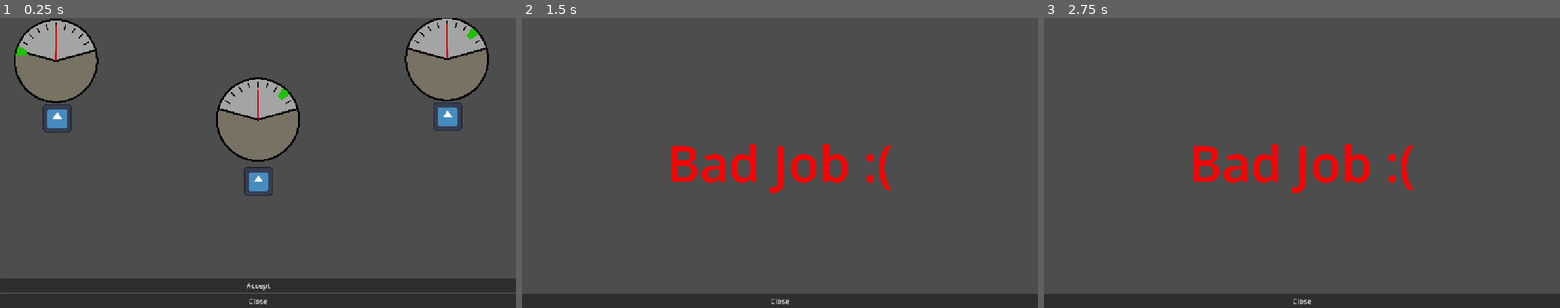
Above: before the commit, frames 1-3 (left to right).
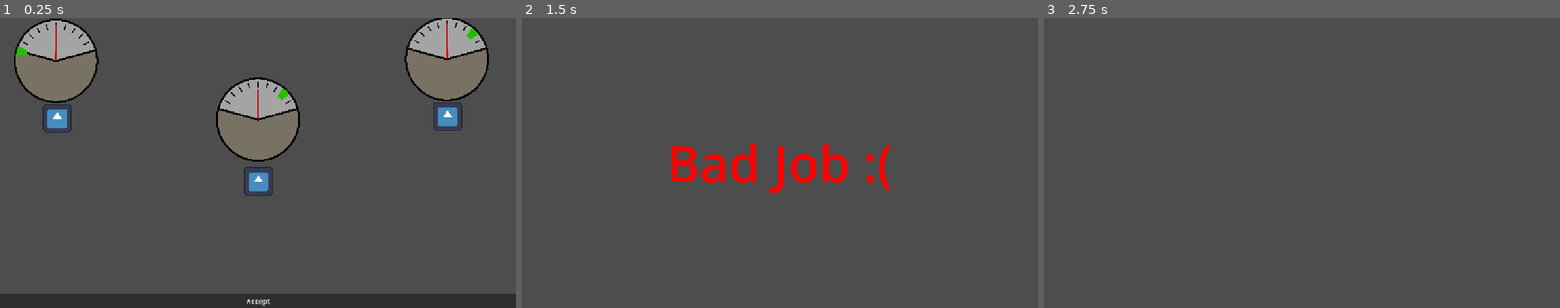
Above: after the commit, the same moments.

Repository: Game-Jam-Studio/Brackeys-Jam-2026.2
Game: Godot game, scene res://Van/Prefabs/SteamHackingGame.tscn
Two runs of this game, one before a commit and one after it. Both use one fixed random seed, a clock stepped at 60 frames per second and the inputs below. This scene is started directly instead of the project's main scene. The engine's default icon, where the game draws it, is replaced by a stand-in: a white triangle on a blue panel in a dark square.
Inputs (mouse positions are in pixels of both pictures, inside the frame that each line leads up to):
- Up to frame 1 (0.25 s): no input
- Up to frame 2 (1.5 s): click "Accept" at 0.5 s; tap Enter at 1.25 s; move the mouse to (893, 148) at 1.27 s; click (893, 148) at 1.42 s
- Up to frame 3 (2.75 s): tap Space at 2 s; drag from (1198, 177) to (1276, 221) at 2.02 s

The runs differ from the first frame. In frame 1, 4.9% of the frame differs, in the area x 0-100%, y 89-100%; in frame 2, 4.9%; in frame 3, 7.0%, in the area x 0-100%, y 43-100%.

Commit message:
Updated minigames and did more shader work
Made minigames exit automatically when completed instead of having a close button.

Started work on a gore shader

Diff:
--- a/brackeys-jam-2026.2/Van/Levels/ShaderTestScene.tscn
+++ b/brackeys-jam-2026.2/Van/Levels/ShaderTestScene.tscn
@@ -1,11 +1,63 @@
 [gd_scene format=3 uid="uid://df3i42rcoq6of"]
 
+[ext_resource type="Shader" uid="uid://bkrpjwlq34x30" path="res://Van/Shaders/GoopShader.gdshader" id="1_81orc"]
 [ext_resource type="Shader" uid="uid://ccqmiw8p44e86" path="res://Van/Shaders/edge_detection.gdshader" id="1_mnh47"]
 [ext_resource type="Texture2D" uid="uid://0arx7wn30pbd" path="res://Van/Textures/Tentical Test.png" id="2_81orc"]
 
+[sub_resource type="ProceduralSkyMaterial" id="ProceduralSkyMaterial_mnh47"]
+sky_horizon_color = Color(0.66224277, 0.6717428, 0.6867428, 1)
+ground_horizon_color = Color(0.66224277, 0.6717428, 0.6867428, 1)
+
+[sub_resource type="Sky" id="Sky_81orc"]
+sky_material = SubResource("ProceduralSkyMaterial_mnh47")
+
+[sub_resource type="Environment" id="Environment_vpjbg"]
+background_mode = 2
+sky = SubResource("Sky_81orc")
+glow_enabled = true
+
 [sub_resource type="BoxMesh" id="BoxMesh_1hd16"]
 
+[sub_resource type="Gradient" id="Gradient_vpjbg"]
+offsets = PackedFloat32Array(0, 0.017595308, 1)
+colors = PackedColorArray(0.2, 0.2, 0.2, 1, 0.2105572, 0.2105572, 0.2105572, 1, 0.4, 0.4, 0.4, 1)
+
+[sub_resource type="FastNoiseLite" id="FastNoiseLite_81orc"]
+noise_type = 0
+frequency = 0.0077
+domain_warp_amplitude = 219.225
+domain_warp_frequency = 0.001
+
+[sub_resource type="NoiseTexture2D" id="NoiseTexture2D_81orc"]
+noise = SubResource("FastNoiseLite_81orc")
+color_ramp = SubResource("Gradient_vpjbg")
+seamless = true
+seamless_blend_skirt = 0.3
+
+[sub_resource type="FastNoiseLite" id="FastNoiseLite_vpjbg"]
+noise_type = 3
+frequency = 0.0684
+fractal_octaves = 1
+
+[sub_resource type="NoiseTexture2D" id="NoiseTexture2D_vpjbg"]
+generate_mipmaps = false
+noise = SubResource("FastNoiseLite_vpjbg")
+seamless = true
+in_3d_space = true
+as_normal_map = true
+seamless_blend_skirt = 0.5
+
+[sub_resource type="ShaderMaterial" id="ShaderMaterial_mnh47"]
+render_priority = 0
+shader = ExtResource("1_81orc")
+shader_parameter/displacement = 0.2
+shader_parameter/noise = SubResource("NoiseTexture2D_81orc")
+shader_parameter/normalmap = SubResource("NoiseTexture2D_vpjbg")
+
 [sub_resource type="SphereMesh" id="SphereMesh_1hd16"]
+material = SubResource("ShaderMaterial_mnh47")
+radial_segments = 128
+rings = 64
 
 [sub_resource type="PrismMesh" id="PrismMesh_ye1jw"]
 left_to_right = 1.0
@@ -13,6 +65,9 @@
 [sub_resource type="TorusMesh" id="TorusMesh_i72gw"]
 inner_radius = 0.25
 outer_radius = 0.5
+
+[sub_resource type="PlaneMesh" id="PlaneMesh_1hd16"]
+size = Vector2(3, 3)
 
 [sub_resource type="QuadMesh" id="QuadMesh_1hd16"]
 lightmap_size_hint = Vector2i(12, 12)
@@ -23,9 +78,16 @@
 render_priority = 0
 shader = ExtResource("1_mnh47")
 shader_parameter/tentacles = ExtResource("2_81orc")
-shader_parameter/intensity = 0.446
+shader_parameter/intensity = 0.241
 
 [node name="TestScene" type="Node3D" unique_id=1270418402]
+
+[node name="WorldEnvironment" type="WorldEnvironment" parent="." unique_id=655393381]
+environment = SubResource("Environment_vpjbg")
+
+[node name="DirectionalLight3D" type="DirectionalLight3D" parent="." unique_id=429672904]
+transform = Transform3D(-0.8660254, -0.43301278, 0.25, 0, 0.49999997, 0.86602545, -0.50000006, 0.75, -0.43301266, 0, 0, 0)
+shadow_enabled = true
 
 [node name="SubViewportContainer" type="SubViewportContainer" parent="." unique_id=1067747159]
 anchors_preset = 15
@@ -34,34 +96,41 @@
 grow_horizontal = 2
 grow_vertical = 2
 stretch = true
+stretch_shrink = 4
 
 [node name="SubViewport" type="SubViewport" parent="SubViewportContainer" unique_id=1330216938]
 handle_input_locally = false
-size = Vector2i(1152, 648)
+size = Vector2i(288, 162)
 render_target_update_mode = 4
 
 [node name="Meshes" type="Node" parent="SubViewportContainer/SubViewport" unique_id=926531320]
 
-[node name="MeshInstance3D" type="MeshInstance3D" parent="SubViewportContainer/SubViewport/Meshes" unique_id=1007033941]
-transform = Transform3D(1, 0, 0, 0, 1, 0, 0, 0, 1, -0.5, 0.5, 0)
+[node name="Cube" type="MeshInstance3D" parent="SubViewportContainer/SubViewport/Meshes" unique_id=1007033941]
+transform = Transform3D(1, 0, 0, 0, 1, 0, 0, 0, 1, -0.5, 0.5, -0.5)
+visible = false
 mesh = SubResource("BoxMesh_1hd16")
 
-[node name="MeshInstance3D2" type="MeshInstance3D" parent="SubViewportContainer/SubViewport/Meshes" unique_id=1067181234]
-transform = Transform3D(1, 0, 0, 0, 1, 0, 0, 0, 1, 0.5, 0.5, 0)
+[node name="Sphere" type="MeshInstance3D" parent="SubViewportContainer/SubViewport/Meshes" unique_id=1067181234]
+transform = Transform3D(1, 0, 0, 0, 1, 0, 0, 0, 1, 0.5, 0.5, -0.5)
 mesh = SubResource("SphereMesh_1hd16")
 
-[node name="MeshInstance3D3" type="MeshInstance3D" parent="SubViewportContainer/SubViewport/Meshes" unique_id=145865740]
-transform = Transform3D(1, 0, 0, 0, 1, 0, 0, 0, 1, 0.5, 0.5, 1)
+[node name="Ramp" type="MeshInstance3D" parent="SubViewportContainer/SubViewport/Meshes" unique_id=145865740]
+transform = Transform3D(1, 0, 0, 0, 1, 0, 0, 0, 1, 0.5, 0.5, 0.5)
+visible = false
 mesh = SubResource("PrismMesh_ye1jw")
 
-[node name="MeshInstance3D4" type="MeshInstance3D" parent="SubViewportContainer/SubViewport/Meshes" unique_id=1431088229]
-transform = Transform3D(1, 0, 0, 0, 1, 0, 0, 0, 1, -0.5, 0.13085163, 1)
+[node name="Torus" type="MeshInstance3D" parent="SubViewportContainer/SubViewport/Meshes" unique_id=1431088229]
+transform = Transform3D(1, 0, 0, 0, 1, 0, 0, 0, 1, -0.5, 0.13085163, 0.5)
 mesh = SubResource("TorusMesh_i72gw")
 
+[node name="Plane" type="MeshInstance3D" parent="SubViewportContainer/SubViewport/Meshes" unique_id=1733415965]
+mesh = SubResource("PlaneMesh_1hd16")
+
 [node name="Camera3D" type="Camera3D" parent="SubViewportContainer/SubViewport" unique_id=597313507]
-transform = Transform3D(0.7071068, 0.5, -0.5, 0, 0.7071068, 0.70710677, 0.7071068, -0.5, 0.5, -1.6777501, 2.498698, 2.1426265)
+transform = Transform3D(0.7071068, 0.5, -0.5, 0, 0.7071068, 0.70710677, 0.7071068, -0.5, 0.5, -2, 2, 2)
 
-[node name="MeshInstance3D" type="MeshInstance3D" parent="SubViewportContainer/SubViewport/Camera3D" unique_id=172634407]
+[node name="ShaderQuad" type="MeshInstance3D" parent="SubViewportContainer/SubViewport/Camera3D" unique_id=172634407]
+visible = false
 extra_cull_margin = 16384.0
 mesh = SubResource("QuadMesh_1hd16")
 surface_material_override/0 = SubResource("ShaderMaterial_yk8su")
--- a/brackeys-jam-2026.2/Van/Prefabs/PressureHackingGame.tscn
+++ b/brackeys-jam-2026.2/Van/Prefabs/PressureHackingGame.tscn
@@ -48,10 +48,6 @@
 layout_mode = 2
 text = "Accept"
 
-[node name="Close" type="Button" parent="VBoxContainer" unique_id=408480530]
-layout_mode = 2
-text = "Close"
-
 [node name="Conditions" type="Control" parent="." unique_id=2118943559]
 layout_mode = 1
 anchors_preset = 15
@@ -100,4 +96,3 @@
 vertical_alignment = 1
 
 [connection signal="button_down" from="VBoxContainer/Accept" to="." method="_on_button_button_down"]
-[connection signal="button_down" from="VBoxContainer/Close" to="." method="_on_close_button_down"]
--- a/brackeys-jam-2026.2/Van/Prefabs/SteamHackingGame.tscn
+++ b/brackeys-jam-2026.2/Van/Prefabs/SteamHackingGame.tscn
@@ -101,10 +101,6 @@
 [node name="Accept" type="Button" parent="Menu" unique_id=317052462]
 layout_mode = 2
 text = "Accept"
-
-[node name="Close" type="Button" parent="Menu" unique_id=408480530]
-layout_mode = 2
-text = "Close"
 
 [node name="Gauge1" type="Control" parent="." unique_id=282637429]
 anchors_preset = 0
@@ -257,4 +253,3 @@
 [connection signal="value_changed" from="Controls/Dial3" to="." method="_on_dial_3_value_changed"]
 [connection signal="value_set" from="Controls/Dial3" to="." method="_on_dial_3_value_set"]
 [connection signal="button_down" from="Menu/Accept" to="." method="_on_accept_button_down"]
-[connection signal="button_down" from="Menu/Close" to="." method="_on_close_button_down"]
--- a/brackeys-jam-2026.2/Van/Scripts/pressure_hacking_game.gd
+++ b/brackeys-jam-2026.2/Van/Scripts/pressure_hacking_game.gd
@@ -22,17 +22,19 @@
 		$VBoxContainer/Accept.visible = false
 		accept_button.visible = false
 		color_rect.visible = false
+	#Win signal goes here
 		print("YOU WIN!")
+		await get_tree().create_timer(2).timeout
+		queue_free()
 	else:
 		$Conditions/Failure.visible = true
 		$VBoxContainer/Accept.visible = false
 		accept_button.visible = false
 		color_rect.visible = false
+	#Win signal goes here
 		print("YOU LOSE!")
+		await get_tree().create_timer(2).timeout
+		queue_free()
 
 func is_equal_custom(a, b, tolerance):
 	return abs(a - b) <= tolerance
-
-
-func _on_close_button_down() -> void:
-	get_tree().quit()
--- a/brackeys-jam-2026.2/Van/Scripts/steam_hacking_game.gd
+++ b/brackeys-jam-2026.2/Van/Scripts/steam_hacking_game.gd
@@ -64,6 +64,8 @@
 		$Gauge3.visible = false
 	#Win signal goes here
 		print("YOU WIN!")
+		await get_tree().create_timer(2).timeout
+		queue_free()
 	else:
 		$"Conditions/Failure".visible = true
 		$Controls.visible = false
@@ -76,10 +78,8 @@
 		dial_3.freeze = true
 	#Lose signal goes here
 		print("YOU LOSE!")
-
-#Player exits minigame
-func _on_close_button_down() -> void:
-	get_tree().quit()
+		await get_tree().create_timer(2).timeout
+		queue_free()
 
 func _on_dial_1_value_changed(value: Variant) -> void:
 	$Gauge1/Housing/Needle.rotation = remap(value, 0, 1, -deg_to_rad(dial_1.max_rotation), deg_to_rad(dial_1.max_rotation))
--- /dev/null
+++ b/brackeys-jam-2026.2/Van/Shaders/GoopShader.gdshader
@@ -0,0 +1,15 @@
+shader_type spatial;
+uniform float displacement;
+uniform sampler2D noise;
+uniform sampler2D normalmap;
+
+
+void vertex() {
+	VERTEX += NORMAL * ((sin(TIME / 3.0) + 2.0) / 1.0 * displacement) * texture(noise, UV + (sin(TIME/10.0)) / 2.0).xyz;
+}
+
+void fragment() {
+	NORMAL_MAP = texture(normalmap, UV + (sin(TIME/10.0)*0.5)).xyz;
+	ALBEDO = vec3(0.25, 0.0, 0.0);
+	ROUGHNESS = texture(noise, UV + (sin(TIME/10.0)*0.5)).x;
+}
--- a/brackeys-jam-2026.2/project.godot
+++ b/brackeys-jam-2026.2/project.godot
@@ -25,6 +25,11 @@
 window/stretch/aspect="expand"
 window/vsync/vsync_mode=2
 
+[editor]
+
+movie_writer/movie_file="S:/Godot Movies/Test.avi"
+movie_writer/fps=120
+
 [physics]
 
 3d/physics_engine="Jolt Physics"
Not shown, added: brackeys-jam-2026.2/Van/Shaders/GoopShader.gdshader.uid
